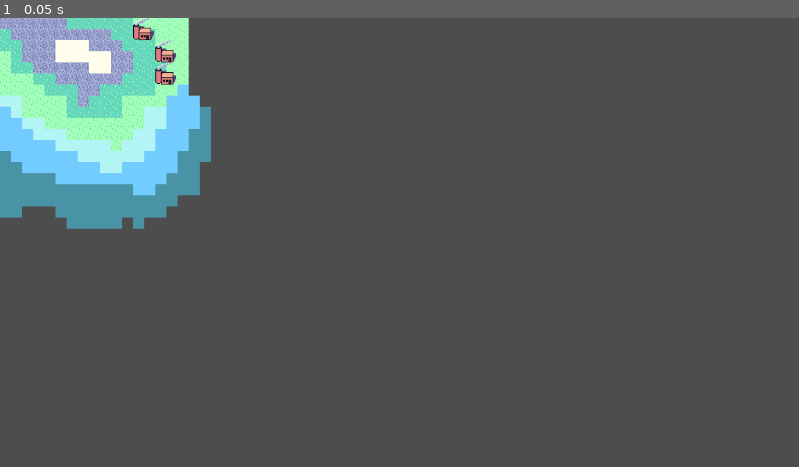
Above: before the commit, frame 1.
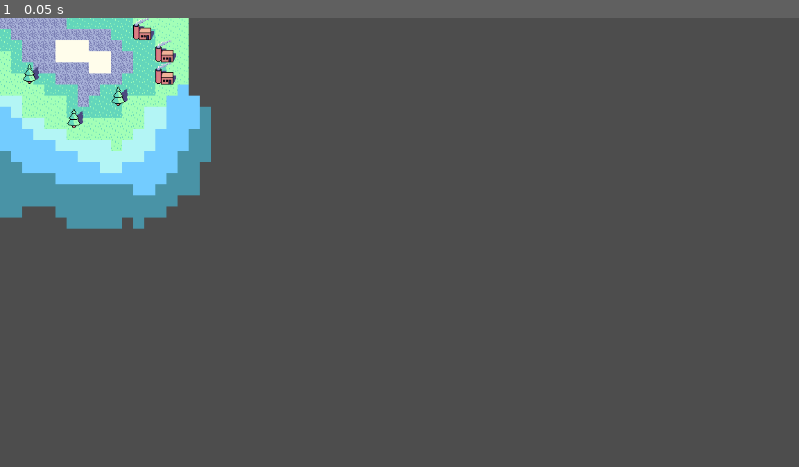
Above: after the commit, the same moment.

Repository: AdrianTheFrog/SMathHacks-Reasource-Conservation-Project
Game: Godot game, scene res://main scene.tscn
The game is run twice, just before and just after one commit, with the same random seed, the same clock (stepped at 60 frames per second) and the same inputs. The project has no main scene, so this scene is started directly.
Inputs:
- Up to frame 1 (0.05 s): no input

The runs differ from the first frame. In frame 1, 0.1% of the frame differs, in the area x 2-17%, y 10-25%.

Commit message:
add trees

Diff:
--- a/buildings tileset.tres
+++ b/buildings tileset.tres
@@ -1,12 +1,19 @@
-[gd_resource type="TileSet" load_steps=3 format=3 uid="uid://xd5d2u2bpnia"]
+[gd_resource type="TileSet" load_steps=5 format=3 uid="uid://xd5d2u2bpnia"]
 
 [ext_resource type="Texture2D" uid="uid://di5j467k5krmv" path="res://coal plant.png" id="1_ybimb"]
+[ext_resource type="Texture2D" uid="uid://c3v2swb7c5og5" path="res://tree.png" id="2_qqfw6"]
 
 [sub_resource type="TileSetAtlasSource" id="TileSetAtlasSource_n7fcu"]
 texture = ExtResource("1_ybimb")
 texture_region_size = Vector2i(32, 32)
 0:0/0 = 0
 
+[sub_resource type="TileSetAtlasSource" id="TileSetAtlasSource_m1562"]
+texture = ExtResource("2_qqfw6")
+texture_region_size = Vector2i(32, 32)
+0:0/0 = 0
+
 [resource]
 tile_size = Vector2i(32, 32)
 sources/1 = SubResource("TileSetAtlasSource_n7fcu")
+sources/2 = SubResource("TileSetAtlasSource_m1562")
--- a/main scene.tscn
+++ b/main scene.tscn
@@ -15,4 +15,4 @@
 texture_filter = 3
 tile_set = ExtResource("2_0onu8")
 format = 2
-layer_0/tile_data = PackedInt32Array(131071, 1, 0, 65534, 1, 0, 131069, 1, 0, 65533, 1, 0, 6, 1, 0, 65543, 1, 0, 131079, 1, 0)
+layer_0/tile_data = PackedInt32Array(131071, 1, 0, 65534, 1, 0, 131069, 1, 0, 65533, 1, 0, 6, 1, 0, 65543, 1, 0, 131079, 1, 0, -65533, 2, 0, -131071, 2, 0, -131070, 2, 0, -196607, 2, 0, -131069, 2, 0, 196613, 2, 0, 262147, 2, 0, 131073, 2, 0, -3, 2, 0, -65537, 2, 0)
Binary file added: tree.png
Not shown, added: tree.png.import
